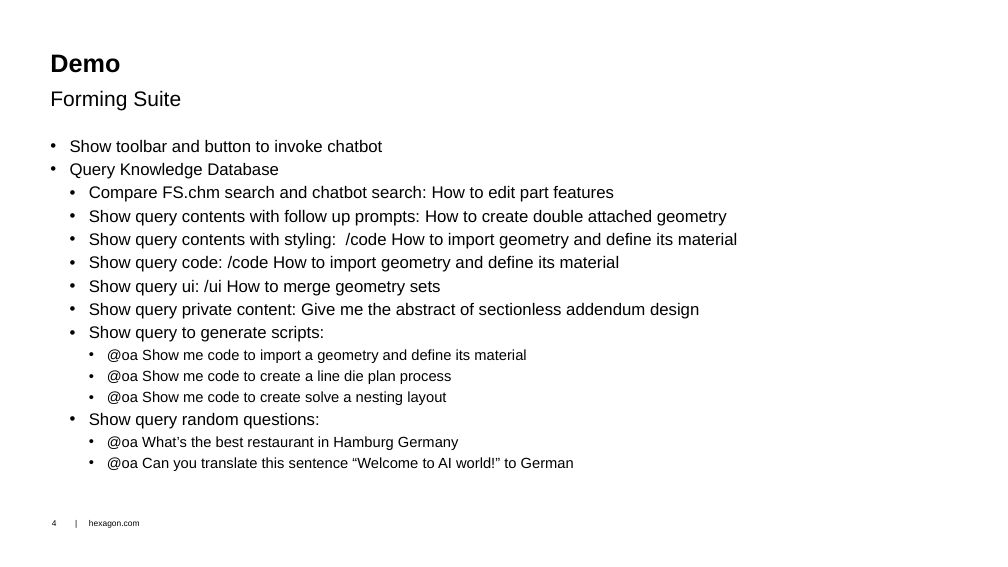
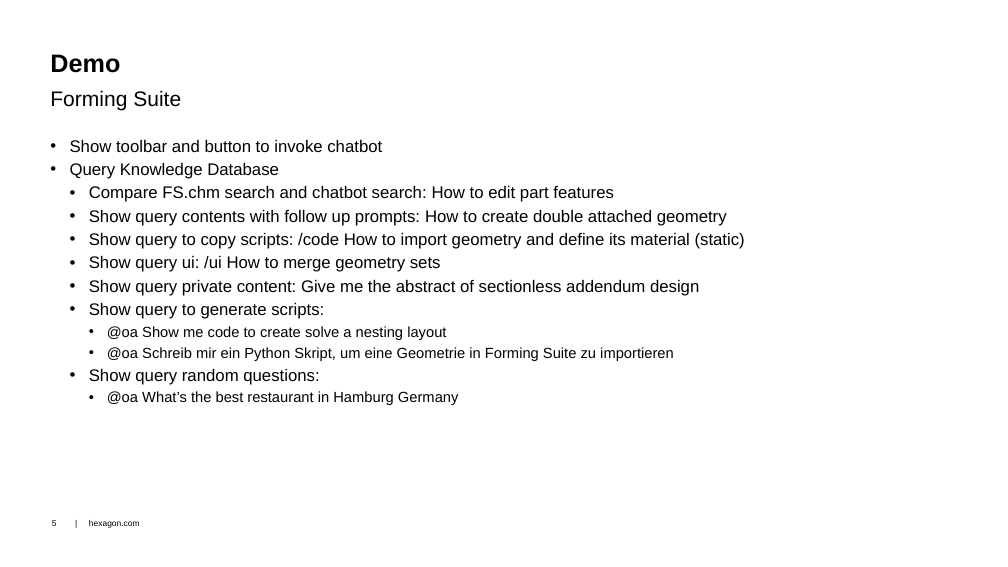
Before and after one commit to dongzgh/protos-vmccopilot, a slide deck: slide 5 of docs/VMC Hackathon 2024 - VMC.Chatbot - Demo.pptx (slide 4 before the commit). Drawn at 1008x567 pixels with LibreOffice and Linux fonts; fonts in the diff are those of the drawing; background and template pictures are left out. Boxes give left, top, right and bottom in pixels: in the first picture for what was removed or moved away, otherwise in the second. Text is boxed around its words. In the diff, an @@ line names an element or a change of style, - is before the commit and + after.

```diff
--- a/docs/VMC Hackathon 2024 - VMC.Chatbot - Demo.pptx
+++ b/docs/VMC Hackathon 2024 - VMC.Chatbot - Demo.pptx
@@ text at [89,233,745,249]: text changed @@
-  • Show query contents with styling: /code How to import geometry and define its material
-  • Show query code: /code How to import geometry and define its material
+  • Show query to copy scripts: /code How to import geometry and define its material (static)
@@ text at [107,349,526,384]: paragraphs removed @@
-    • @oa Show me code to import a geometry and define its material
-    • @oa Show me code to create a line die plan process
@@ text at [107,347,674,361]: paragraph added @@
+    • @oa Schreib mir ein Python Skript, um eine Geometrie in Forming Suite zu importieren
@@ text at [107,457,574,471]: paragraph removed @@
-    • @oa Can you translate this sentence “Welcome to AI world!” to German
@@ page number at [52,520,57,526]: text changed @@
-4
+5
```
Also in this commit, not shown: 6 other slides changed, 1 slide added, 2 slides removed, 1 other file.
